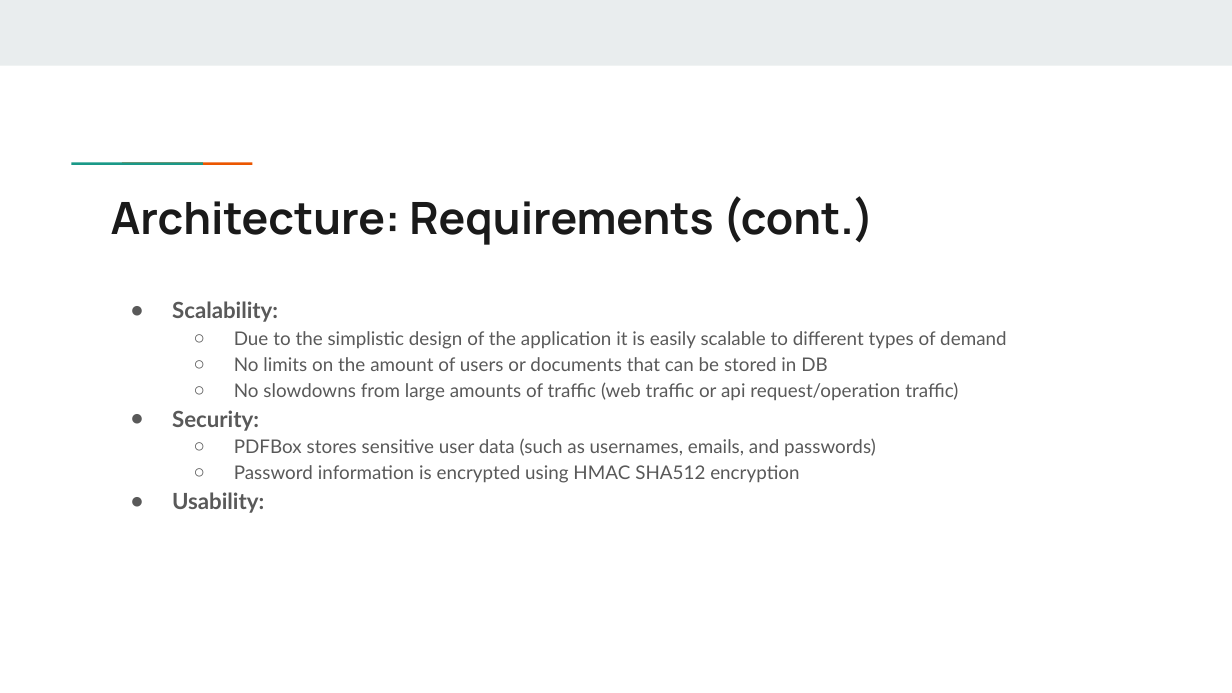
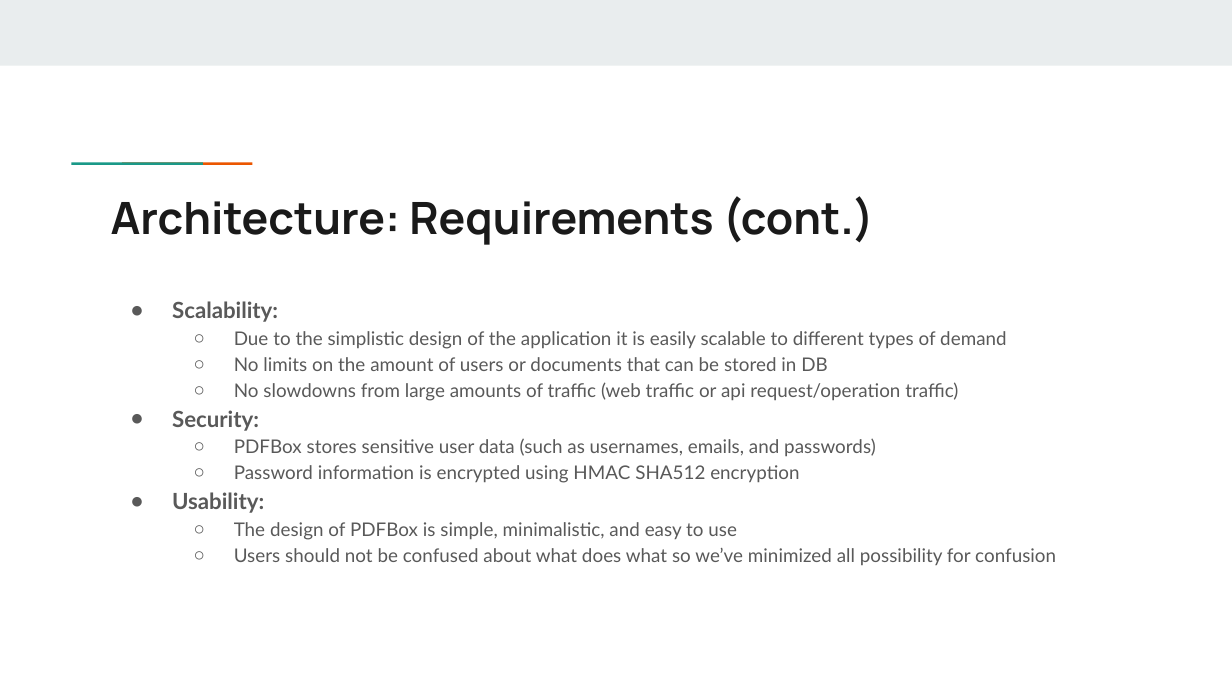
Before and after one commit to charlieboggus/PDFBox, a slide deck: slide 13 of 3610 Presentation.pptx (slide 12 before the commit). Drawn at 1232x693 pixels with LibreOffice and Linux fonts; fonts in the diff are those of the drawing. Boxes give left, top, right and bottom in pixels: in the first picture for what was removed or moved away, otherwise in the second. Text is boxed around its words. In the diff, an @@ line names an element or a change of style, - is before the commit and + after.

```diff
--- a/3610 Presentation.pptx
+++ b/3610 Presentation.pptx
@@ text at (234, 522, 1056, 565): paragraphs added @@
+  ○ The design of PDFBox is simple, minimalistic, and easy to use
+  ○ Users should not be confused about what does what so we’ve minimized all possibility for confusion
```
Also in this commit, not shown: 3 other slides changed, 1 slide added, 1 other file.
